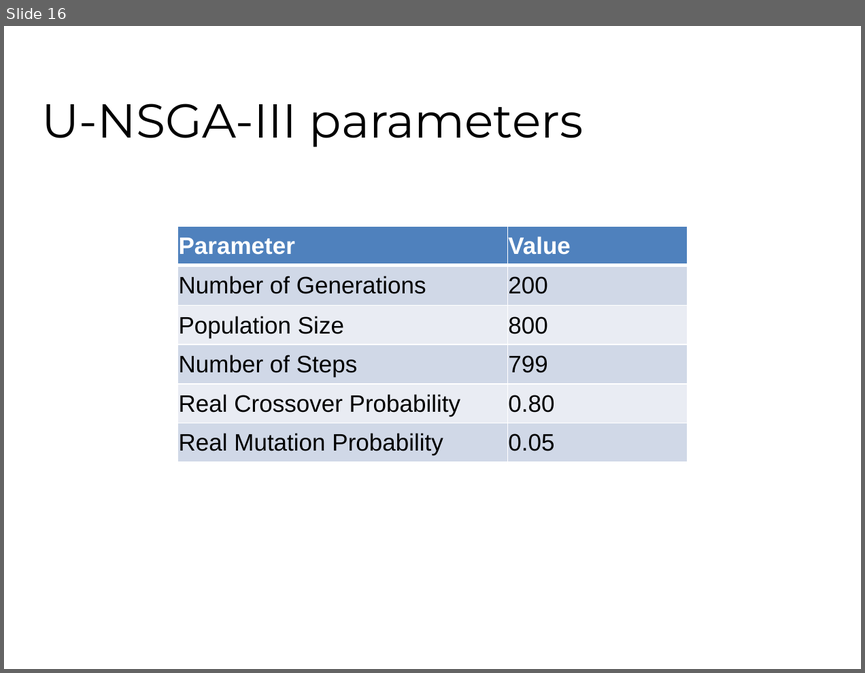
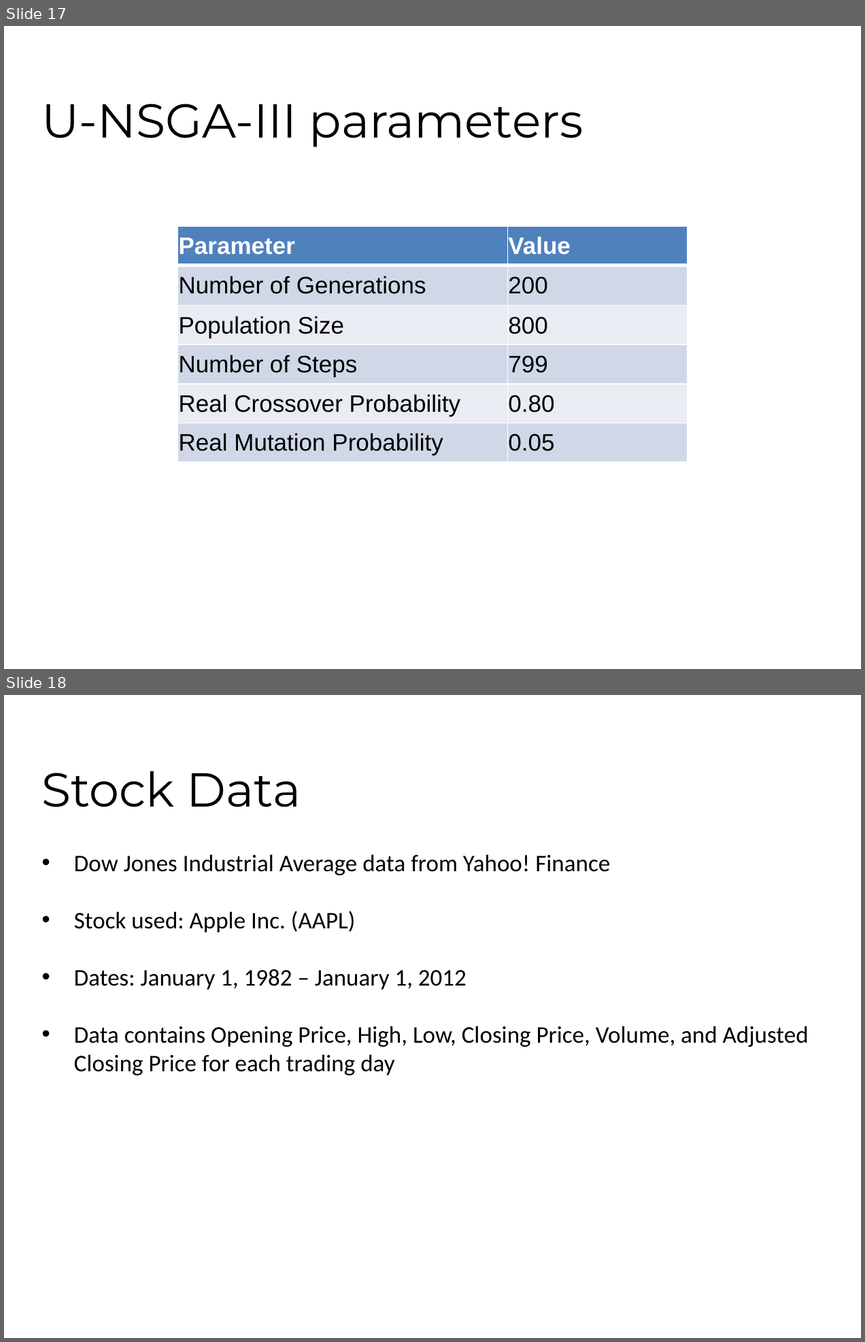
Before and after one commit to fhh23/Evolving-Stock-Market-Indicators-Using-Multi-Objective-Genetic-Algorithms, a slide deck: CSE848_Hormasji_Reiff_PaperPresentation.pptx. Shown one above the other, each under a label of ours: slide 16 before the commit, slides 17 and 18 after it. The pictures are 865x673 and 865x1342 pixels, drawn with LibreOffice and Linux fonts; fonts in the diff are those of the drawing; background and template pictures are left out. Boxes give left, top, right and bottom in pixels: in the first picture for what was removed or moved away, otherwise in the second. Text is boxed around its words. In the diff, an @@ line names an element or a change of style, - is before the commit and + after.

```diff
--- a/CSE848_Hormasji_Reiff_PaperPresentation.pptx
+++ b/CSE848_Hormasji_Reiff_PaperPresentation.pptx
@@ slide 18 added at (4, 695, 861, 1338), background #FFFFFF @@
@@ title added at (42, 771, 302, 807), 40 pt, text #000000 @@
+Stock Data
@@ text added at (74, 854, 808, 1075), 20 pt, text #000000 @@
+• Dow Jones Industrial Average data from Yahoo! Finance
+• Stock used: Apple Inc. (AAPL)
+• Dates: January 1, 1982 – January 1, 2012
+• Data contains Opening Price, High, Low, Closing Price, Volume, and Adjusted Closing Price for each trading day
@@ what was slide 16 is now slide 17 @@
```
Also in this commit, not shown: 6 slides changed, 4 other slides added.
